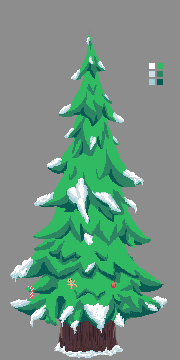
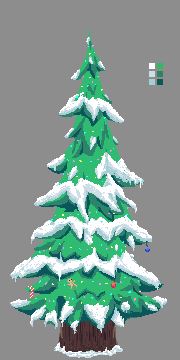
Revision of a layered w=180, h=360 image; what changed, layer by layer:
added group "lights" with 3 layers above "03" over [35, 45, 147, 304]
added layer "purple" in group "lights" over [43, 45, 139, 302]
added layer "yellow" in group "lights" over [45, 53, 141, 304]
added layer "blue" in group "lights" over [35, 46, 147, 302]
renamed "Layer 0" to "03", showed it, opacity 49% → 100%, moved it out of group "temp", painted on it over [14, 29, 164, 352]
removed group "temp" (2 layers) over [14, 29, 164, 352]
moved "Layer 1" out of group "temp" over [14, 29, 164, 352]
